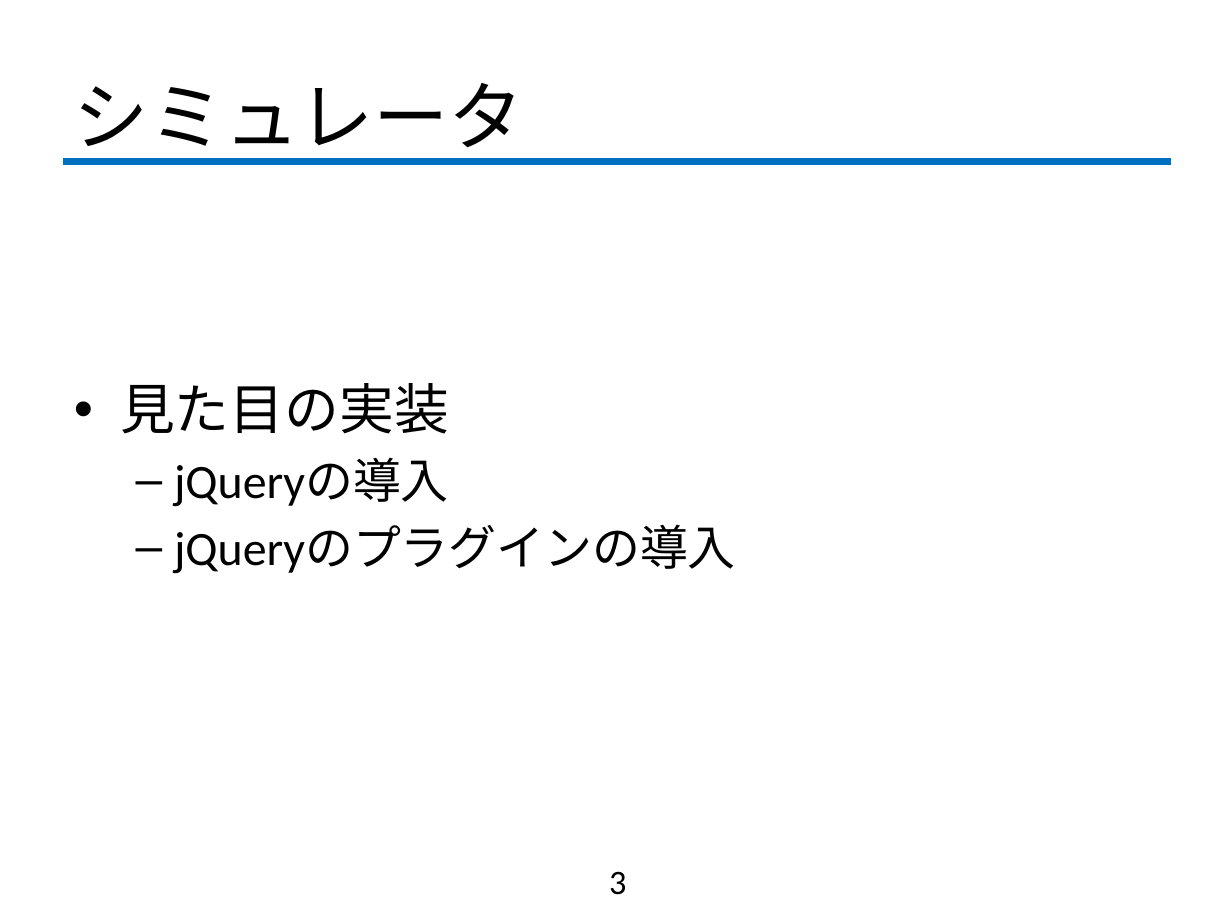
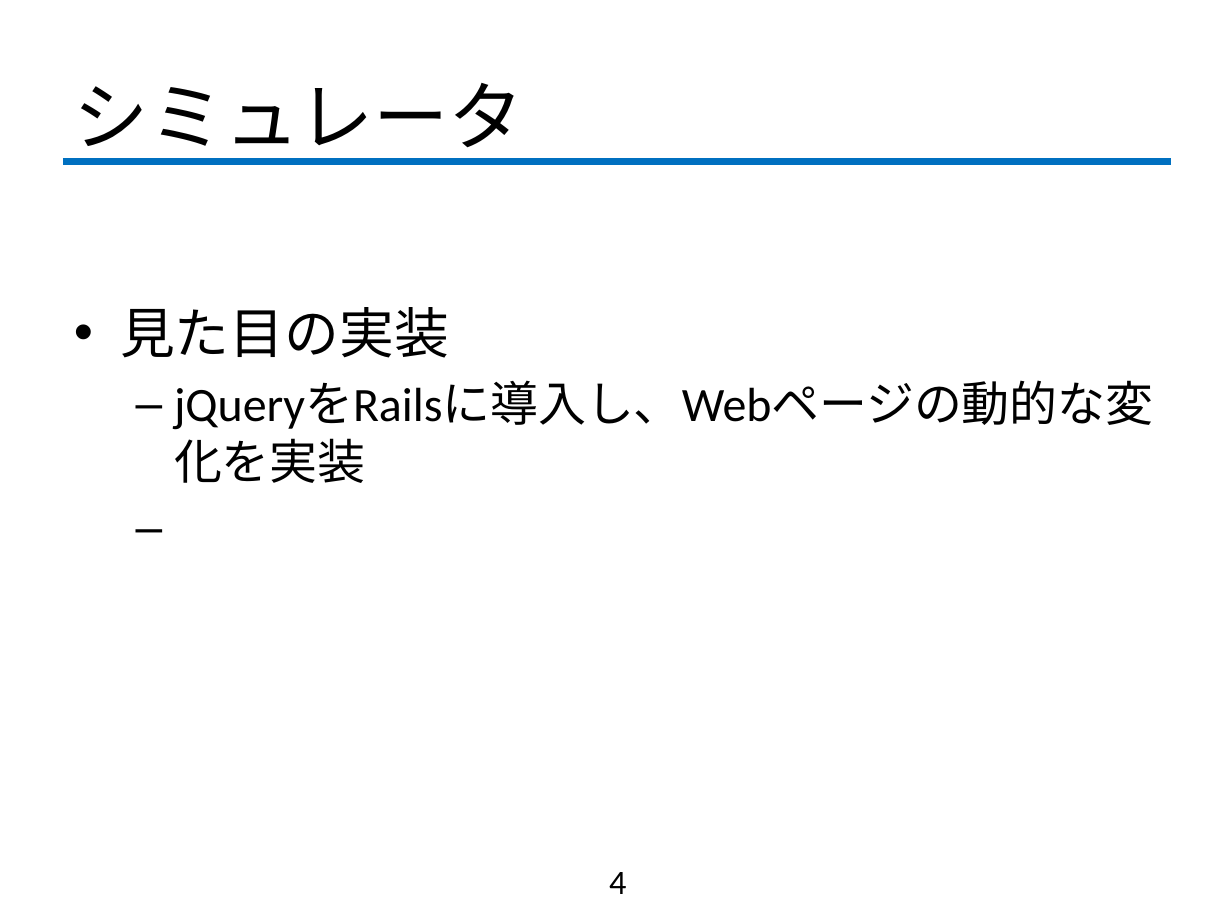
Before and after one commit to fujiLabo/fuji_simu, a slide deck: slide 4 of 0920進捗.pptx (slide 3 before the commit). Drawn at 1232x924 pixels with LibreOffice and Linux fonts; fonts in the diff are those of the drawing; background and template pictures are left out. Boxes give left, top, right and bottom in pixels: in the first picture for what was removed or moved away, otherwise in the second. Text is boxed around its words. In the diff, an @@ line names an element or a change of style, - is before the commit and + after.

```diff
--- a/0920進捗.pptx
+++ b/0920進捗.pptx
@@ text at [174, 381, 1153, 430]: text changed @@
-  – jQueryの導入
-  – jQueryのプラグインの導入
+  – jQueryをRailsに導入し、Webページの動的な変化を実装
@@ page number at [609, 872, 626, 894]: text changed @@
-3
+4
```
Also in this commit, not shown: 1 other slide changed, 1 slide added.
